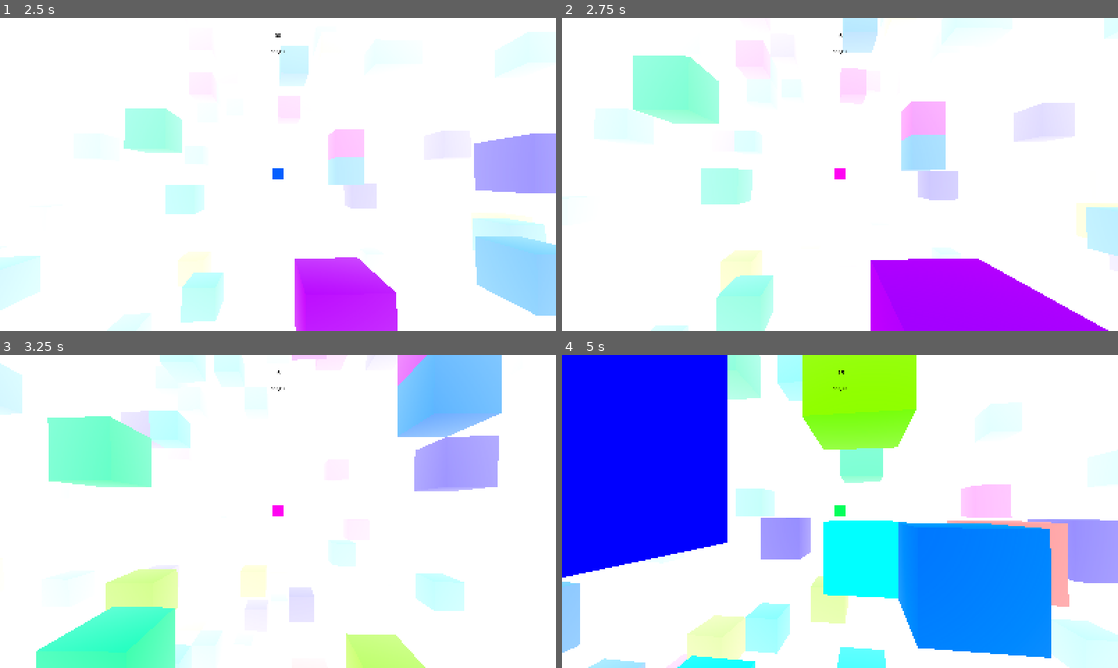
Above: before the commit, frames 1-4 (two rows, left to right).
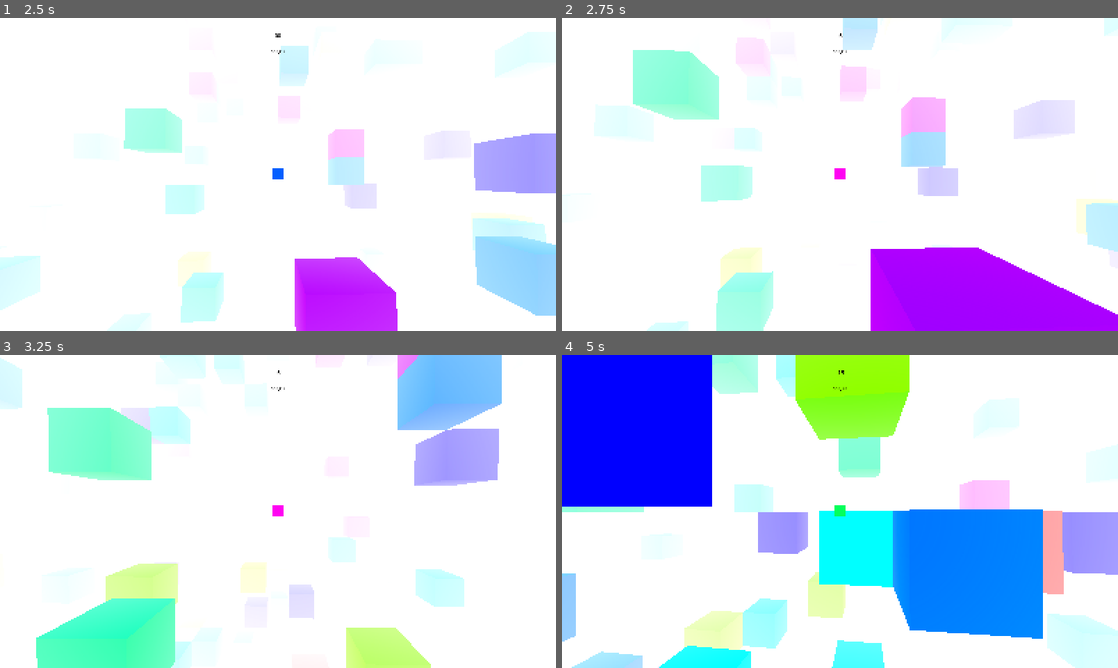
Above: after the commit, the same moments.

Repository: kurilluk/SkyHop-e-
Game: Godot game, scene res://sky/sky.tscn
The game is run twice, just before and just after one commit, with the same random seed, the same clock (stepped at 60 frames per second) and the same inputs.
Inputs (mouse positions are in pixels of both pictures, inside the frame that each line leads up to):
- Up to frame 1 (2.5 s): move the mouse to (305, 174) at 0.52 s; hold W (move_forward) from 0.53 s (still down); click (305, 174) at 0.6 s; move the mouse to (250, 174) at 1.27 s; tap Shift (crouch) at 1.35 s; move the mouse to (289, 168) at 2.02 s; tap Mouse wheel down (next_block) at 2.1 s
- Up to frame 2 (2.75 s): keep holding W (move_forward)
- Up to frame 3 (3.25 s): keep holding W (move_forward); move the mouse to (272, 517) at 2.77 s; tap Middle mouse button (pick_block) at 2.85 s
- Up to frame 4 (5 s): keep holding W (move_forward); move the mouse to (878, 514) at 3.52 s; right-click (878, 514) at 3.6 s; move the mouse to (795, 508) at 4.27 s; tap Mouse wheel up (prev_block) at 4.35 s

Frame 1 is identical in both runs. In frame 2, 3.9% of the frame differs, in the area x 7-100%, y 4-100%; in frame 3, 5.0%; in frame 4, 18%, in the area x 0-100%, y 0-100%.

Commit message:
negative sound

Diff:
--- a/autoload/bgm_manager.gd
+++ b/autoload/bgm_manager.gd
@@ -31,7 +31,10 @@
 func stop_box():
 	hit_player.stop()
 
-
+func play_box_false(player = hit_player):
+	player.stream = NEGATIVE
+	#print(player.stream)
+	player.play()
 
 func play_box(type, player = hit_player):
 	if type == BoxManager.BOX_TYPES.keys()[0]: #RED
@@ -48,7 +51,7 @@
 		player.stream = BOX_MUSIC[5]
 	elif type == BoxManager.BOX_TYPES.keys()[6]: #PINK:
 		player.stream = BOX_MUSIC[6]
-	print(player.stream)
+	#print(player.stream)
 	player.play()
 
 
--- a/autoload/box_manager.gd
+++ b/autoload/box_manager.gd
@@ -6,6 +6,8 @@
 #
 #const PROJECT_MIN_PROFIT: float = 1.2
 #const PROJECT_MAX_PROFIT: float = 1.8
+
+var actual_type
 
 enum BOX_TYPES {
 	RED = 0,
--- a/player/player.gd
+++ b/player/player.gd
@@ -38,6 +38,7 @@
 func set_next_color():
 	var id = randi() % 7
 	_next_type = BoxManager.BOX_TYPES.keys()[id]
+	BoxManager.actual_type = _next_type
 	next_color.color = BoxManager.COLORS.values()[id]
 
 func score_count(type):
--- a/player/player.tscn
+++ b/player/player.tscn
@@ -6,7 +6,7 @@
 [sub_resource type="CylinderShape3D" id="1"]
 margin = 0.0
 height = 0.8
-radius = 0.25
+radius = 0.2
 
 [sub_resource type="CameraAttributesPractical" id="CameraAttributesPractical_jyixh"]
 
@@ -14,12 +14,17 @@
 atlas = ExtResource("2_waeq6")
 region = Rect2(0, 0, 64, 64)
 
+[sub_resource type="CylinderShape3D" id="CylinderShape3D_rkbax"]
+margin = 0.0
+height = 1.0
+radius = 0.25
+
 [node name="Player" type="CharacterBody3D" groups=["player"]]
 collision_mask = 14
 script = ExtResource("1")
 
 [node name="CollisionShape3D" type="CollisionShape3D" parent="." groups=["player"]]
-transform = Transform3D(1, 0, 0, 0, 1, 0, 0, 0, 1, 0, 0.4, 0)
+transform = Transform3D(1, 0, 0, 0, 1, 0, 0, 0, 1, 0, 0.5, 0)
 shape = SubResource("1")
 
 [node name="Head" type="Node3D" parent="."]
@@ -98,4 +103,4 @@
 
 [node name="CollisionShape3D2" type="CollisionShape3D" parent="Area3D" groups=["player"]]
 transform = Transform3D(1, 0, 0, 0, 1, 0, 0, 0, 1, 0, 0.5, 0)
-shape = SubResource("1")
+shape = SubResource("CylinderShape3D_rkbax")
--- a/sky/box.gd
+++ b/sky/box.gd
@@ -47,7 +47,10 @@
 			#print("Hráč vstúpil na: ", _type)
 		SignalManager.on_box_entered.emit(_type)
 		_active = false  # uz znovy neaktivujes
-		BgmManager.play_box(_type,$Player3D)
+		if _type == BoxManager.actual_type:
+			BgmManager.play_box(_type,$Player3D)
+		else:
+			BgmManager.play_box_false($Player3D)
 		await get_tree().create_timer(3).timeout
 		queue_free()
 		BgmManager.stop_box()
Not shown: 1 places in player/player.tscn that only renumber resources
